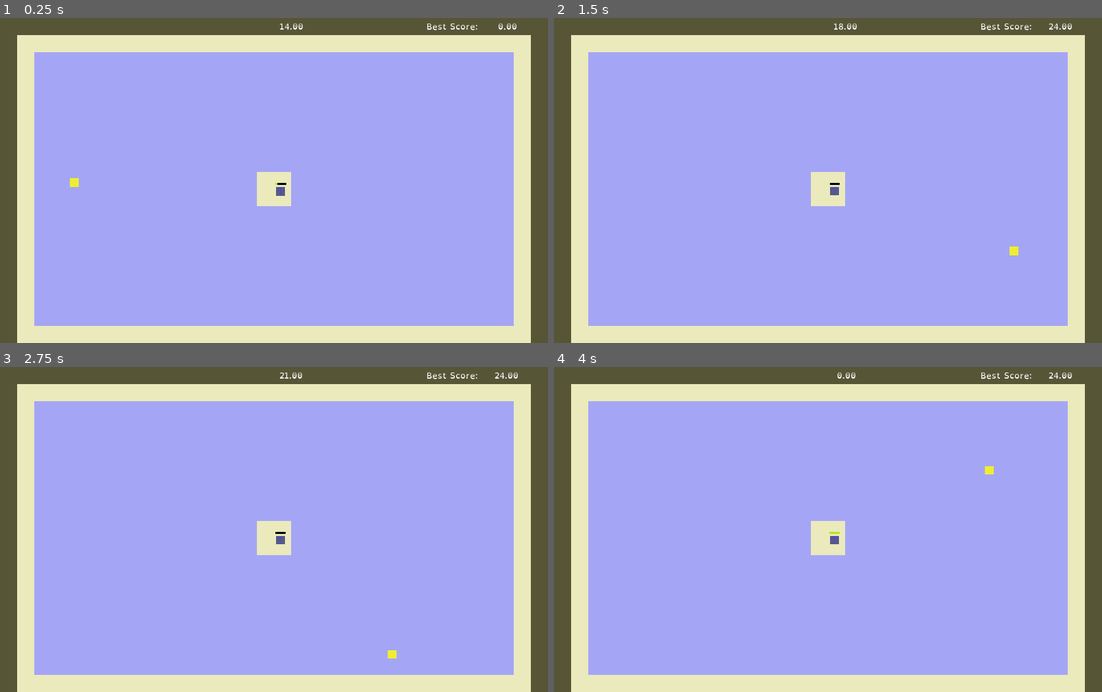
Above: before the commit, frames 1-4 (two rows, left to right).
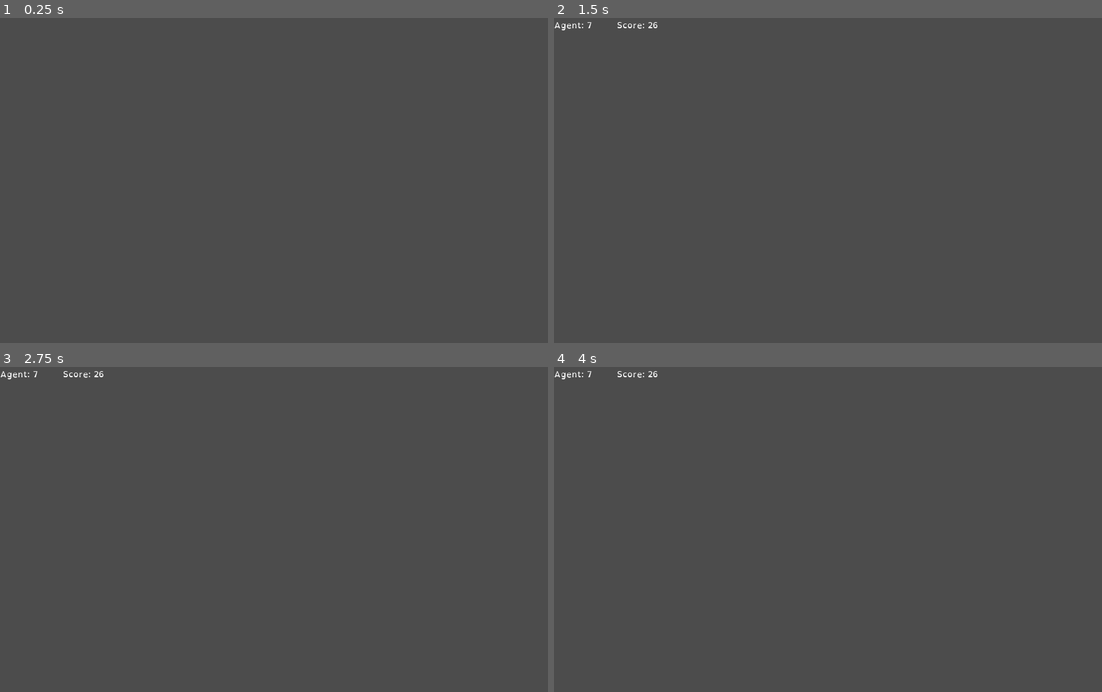
Above: after the commit, the same moments.

Repository: blearn-cmu/simple_neuroevolution
Game: Godot game, scene res://scenes/big_training_sim.tscn
Same seed, same stepped clock (60 frames per second), same inputs: the game is played once before the commit and once after it. Before the commit the project starts from res://scenes/perform_scene.tscn.
Inputs:
- Up to frame 1 (0.25 s): no input
- Up to frame 2 (1.5 s): hold D (right) 0.53-1.28 s; hold S (down) from 1.28 s (still down)
- Up to frame 3 (2.75 s): release S (down) at 2.03 s; hold D (right) from 2.03 s (still down)
- Up to frame 4 (4 s): tap Enter at 2.75 s; release D (right) at 2.78 s; hold W (up) 2.78-3.53 s; tap Space at 3.5 s; hold A (left) from 3.53 s (still down)

The runs differ from the first frame. In frame 1, 89% of the frame differs, in the area x 3-97%, y 1-100%; in frame 2, 89%, in the area x 0-97%, y 1-100%; in frame 3, 89%; in frame 4, 89%.

Commit message:
ready for a real GA loop

Diff:
--- a/project.godot
+++ b/project.godot
@@ -27,12 +27,8 @@
 [application]
 
 config/name="AI Character Sim"
-run/main_scene="res://scenes/perform_scene.tscn"
+run/main_scene="res://scenes/big_training_sim.tscn"
 config/icon="res://icon.png"
-
-[debug]
-
-settings/stdout/print_fps=true
 
 [display]
 
@@ -63,10 +59,6 @@
  ]
 }
 
-[physics]
-
-common/physics_fps=30
-
 [rendering]
 
 environment/default_environment="res://default_env.tres"
--- a/scenes/big_training_sim.tscn
+++ b/scenes/big_training_sim.tscn
@@ -1,14 +1,14 @@
 [gd_scene load_steps=4 format=2]
 
 [ext_resource path="res://scripts/big_training_sim.gd" type="Script" id=1]
-[ext_resource path="res://OpenDyslexic2 (Windows, MacOS, Linux OTF)/OpenDyslexic-Regular.otf" type="DynamicFontData" id=2]
+[ext_resource path="res://fonts/OpenDyslexic2 (Windows, MacOS, Linux OTF)/OpenDyslexic-Regular.otf" type="DynamicFontData" id=2]
 
 [sub_resource type="DynamicFont" id=1]
 font_data = ExtResource( 2 )
 
 [node name="big_training_sim" type="Node2D"]
 script = ExtResource( 1 )
-population_size = 100
+population_size = 32
 
 [node name="UI" type="Node2D" parent="."]
 z_index = 5
--- a/scenes/training_sim.tscn
+++ b/scenes/training_sim.tscn
@@ -7,16 +7,12 @@
 
 [node name="test_scene1" parent="." instance=ExtResource( 1 )]
 position = Vector2( -2.09509, -2.7934 )
-scene_id = 1
 
 [node name="test_scene2" parent="." instance=ExtResource( 1 )]
 position = Vector2( 0.0548096, 637.207 )
-scene_id = 2
 
 [node name="test_scene3" parent="." instance=ExtResource( 1 )]
 position = Vector2( 1023.05, -2.7934 )
-scene_id = 3
 
 [node name="test_scene4" parent="." instance=ExtResource( 1 )]
 position = Vector2( 1023.05, 637.207 )
-scene_id = 4
--- a/scripts/AIcharC.gd
+++ b/scripts/AIcharC.gd
@@ -3,6 +3,8 @@
 export (int) var speed = 200
 export (float) var rotation_speed = 1.5
 export (float) var energy = 100
+
+signal done
 
 var id = 0
 
@@ -17,6 +19,7 @@
 var score = 0.0
 var best_score = 0.0
 
+var running = false
 var perform_mode = false
 
 func set_target(_target):
@@ -93,6 +96,13 @@
 	# respawn
 	self.position = Vector2(524.0, 324.0)
 
+func start():
+	self.running = true
+
+func end():
+	self.running = false
+	emit_signal("done", self.id, self.score)
+
 func get_centered_pos():
 	var _x = self.position.x + (self.size.x/2)
 	var _y = self.position.y + (self.size.y/2)
@@ -115,27 +125,29 @@
 	score += 10
 
 func _physics_process(delta):
-	ai_sense_env()
-	get_ai_input()
+	if running:
+		ai_sense_env()
+		get_ai_input()
 
-	#energy -= 10 * delta # existense energy cost
-	energy -= 10 # existense energy cost
+		score += 1.0
+		energy -= 10 # existense energy cost
 
-	if(energy > -0.0001): # move
-		#rotation += rotation_dir * rotation_speed * delta
-		#velocity = move_and_slide(velocity)
-		rotation += rotation_dir * rotation_speed
-		var collision = move_and_collide(velocity)
-		if collision:
-			velocity = velocity.slide(collision.normal)
+		if(energy > -0.0001): # move
+			#rotation += rotation_dir * rotation_speed * delta
+			#velocity = move_and_slide(velocity)
+			rotation += rotation_dir * rotation_speed
+			var collision = move_and_collide(velocity)
+			if collision:
+				velocity = velocity.slide(collision.normal)
+
+		if(energy < -10.00): # die
+			#reset()
+			end()
 
 func _process(delta):
-	#score += 1.0 * delta
-	score += 1.0
-
-	update_engerybar(energy)
-	if(energy < -10.00): # die
-		reset()
+	if running:
+		#score += 1.0
+		update_engerybar(energy)
 
 func _ready():
 	self.nn = get_node("DeepNN")
--- a/scripts/big_training_sim.gd
+++ b/scripts/big_training_sim.gd
@@ -3,6 +3,7 @@
 onready var training_environment = preload("res://scenes/test_scene.tscn")
 
 export (int) var population_size = 20
+var running_agents = null
 
 var update_timer = null
 
@@ -19,11 +20,20 @@
 	for i in range(population_size):
 		scores[i] = agents[i].get_top_score()
 
-func copy_model(_str):
-	pass
+func selection():
+	var _top_score = scores.max()
+	var _top_agent = scores.find(_top_score)
+	print("Best Score: %s [agent %s]" % [_top_score, _top_agent])
+
+	if top_agent != _top_agent: # if new best performer found, copy and load that model
+		top_agent = _top_agent
+#		agents[top_agent].character.nn.save_model("A")
+#		performer_agent.character.nn.load_model("A")
+		agent_label.text = "Agent: %s" % top_agent
+		score_label.text = "Score: %s" % _top_score
 
 func _on_Update_Timer_timeout():
-	update_scores()
+	#update_scores()
 	#for i in range(population_size):
 		#print("agent %s: %s" % [i, scores[i]])
 
@@ -38,6 +48,15 @@
 		agent_label.text = "Agent: %s" % top_agent
 		score_label.text = "Score: %s" % _top_score
 
+func _on_agent_done(_id, _score):
+	print("Agent %s completed: %s" % [_id, _score])
+	scores[_id] = _score
+	running_agents -= 1
+
+	if running_agents <= 0: # when population has completed
+		# find most fit agents
+		selection()
+
 func _ready():
 	# init 'best performer' display
 	#performer_agent = training_environment.instance()
@@ -51,16 +70,20 @@
 		scores.append(0.0)
 		agents[i].scene_id = i
 		agents[i].hide()
+		agents[i].connect("agent_done", self, "_on_agent_done") # issue
+		agents[i].set_running(true)
 		add_child(agents[i])
 
+	running_agents = population_size
+
 	# init score update timer
-	self.update_timer = Timer.new()
-	add_child(update_timer)
-
-	update_timer.connect("timeout", self, "_on_Update_Timer_timeout")
-	update_timer.set_wait_time(5.0)
-	update_timer.set_one_shot(false)
-	update_timer.start()
+#	self.update_timer = Timer.new()
+#	add_child(update_timer)
+#
+#	update_timer.connect("timeout", self, "_on_Update_Timer_timeout")
+#	update_timer.set_wait_time(5.0)
+#	update_timer.set_one_shot(false)
+#	update_timer.start()
 
 	# init labels
 	agent_label = get_node("UI/Top Agent")
--- a/scripts/perform_scene.gd
+++ b/scripts/perform_scene.gd
@@ -13,14 +13,24 @@
 
 	character.perform_mode = true
 	character.set_target(food)
+	character.running = true
+	character.connect("done", self, "_on_agent_done")
 
 	print("scene: %s" % scene_id)
 
 func set_perform_mode(_bool):
 	$character.perform_mode = _bool
 
+func set_running(_bool):
+	$character.running = _bool
+
 func get_top_score():
 	return $character.best_score
+
+func _on_agent_done(_id):
+	print("agent %s complete" % _id)
+	character.reset()
+	character.running = true
 
 func _process(delta):
 	$score.text = "%9.2f" % character.score
--- a/scripts/test_scene.gd
+++ b/scripts/test_scene.gd
@@ -1,4 +1,6 @@
 extends Node2D
+
+signal agent_done
 
 var food
 var character
@@ -12,14 +14,25 @@
 	character = get_node("character")
 
 	character.set_target(food)
+	character.running = true
+	character.connect("done", self, "_on_agent_done")
 
 	print("scene: %s" % scene_id)
 
 func set_perform_mode(_bool):
 	$character.perform_mode = _bool
 
+func set_running(_bool):
+	$character.running = _bool
+
 func get_top_score():
 	return $character.best_score
+
+func _on_agent_done(_id, _score):
+	#print("agent %s complete" % _id)
+	emit_signal("agent_done", _id, _score)
+	#character.reset()
+	#character.running = true
 
 func _process(delta):
 	$score.text = "%9.2f" % character.score
